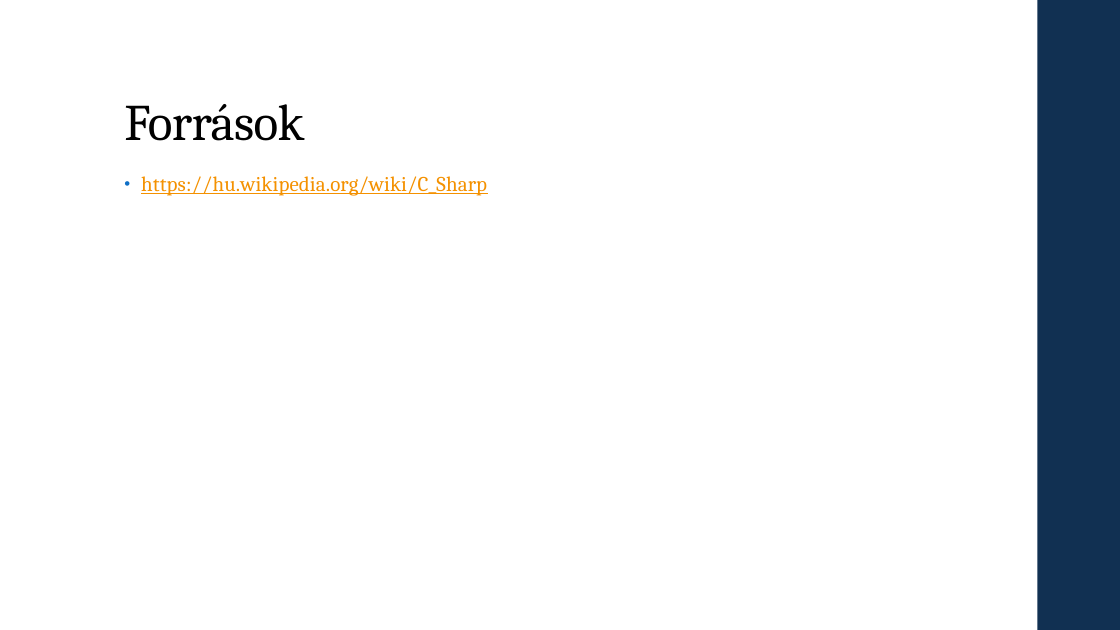
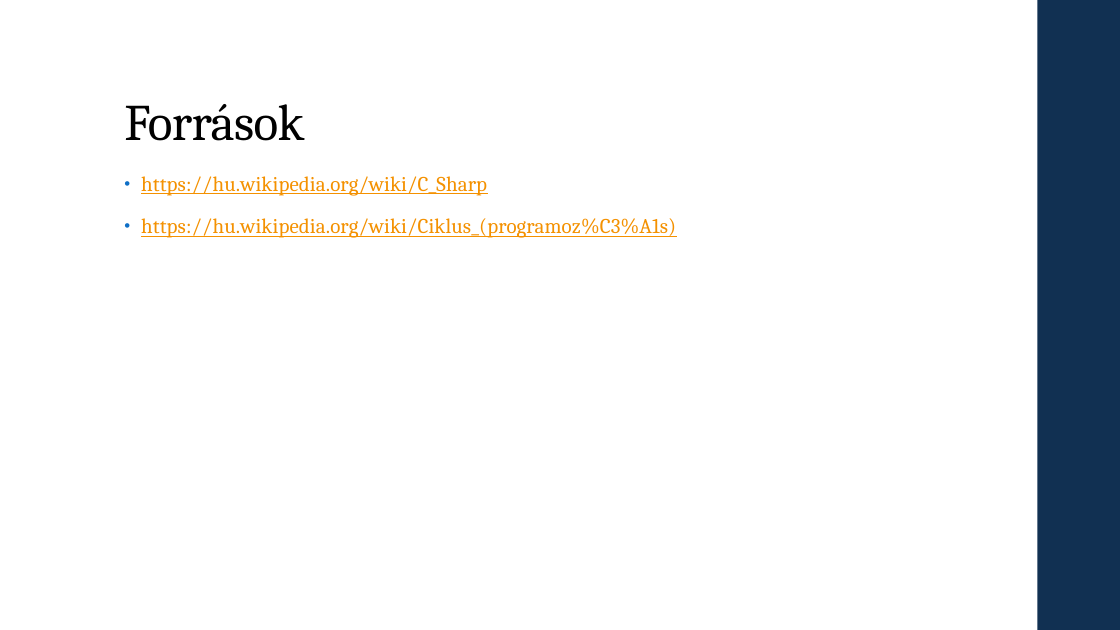
Before and after one commit to dudaslevente/Paprika, a slide deck: slide 13 of Beadandó.pptx (slide 11 before the commit). Drawn at 1120x630 pixels with LibreOffice and Linux fonts; fonts in the diff are those of the drawing. Boxes give left, top, right and bottom in pixels: in the first picture for what was removed or moved away, otherwise in the second. Text is boxed around its words. In the diff, an @@ line names an element or a change of style, - is before the commit and + after.

Commit message:
PPT

```diff
--- a/Beadandó.pptx
+++ b/Beadandó.pptx
@@ text at box(141, 218, 676, 238): paragraph added @@
+• https://hu.wikipedia.org/wiki/Ciklus_(programoz%C3%A1s)
```
Also in this commit, not shown: 1 other slide changed, 4 slides added, 3 slides removed.
